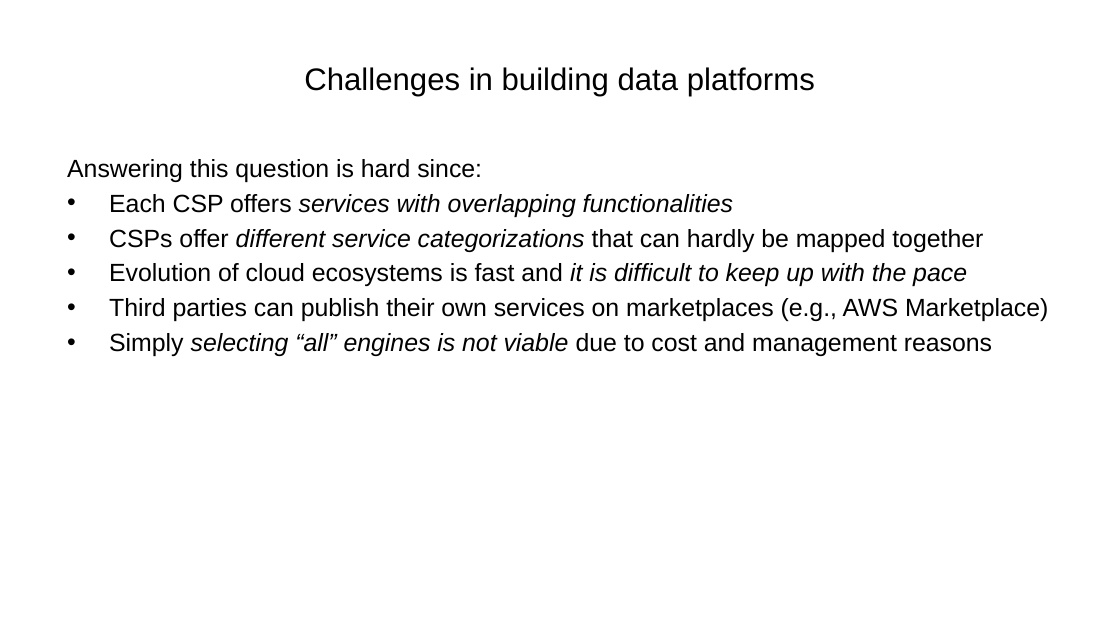
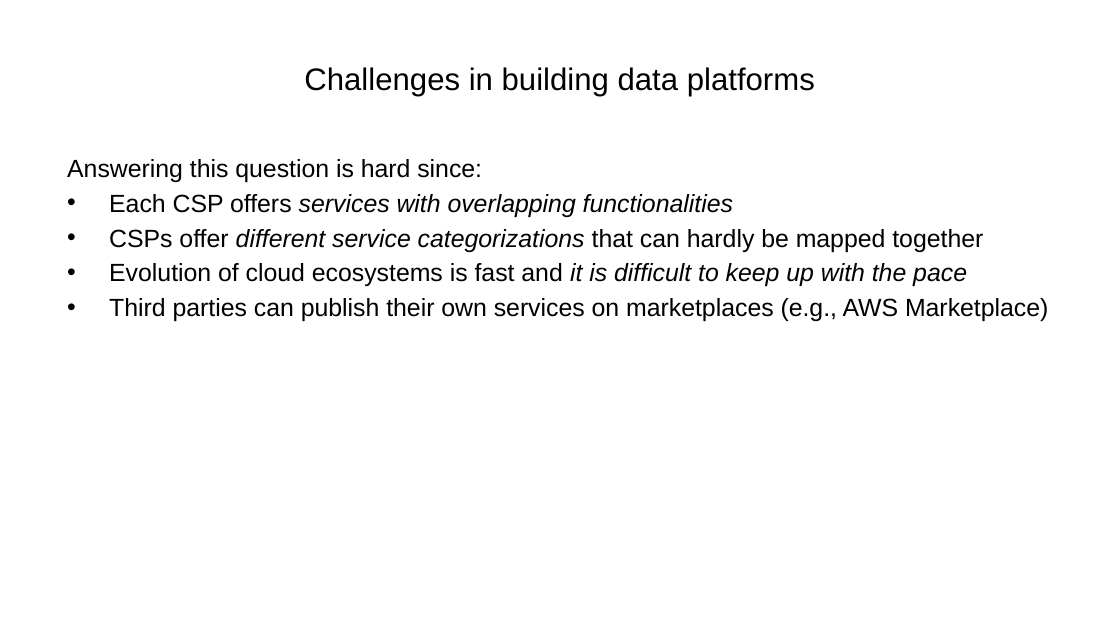
Before and after one commit to ManuelePasini/slides-markdown, a slide deck: slide 4 of dolap_2024_slides.pptx. Drawn at 1120x630 pixels with LibreOffice and Linux fonts; fonts in the diff are those of the drawing. Boxes give left, top, right and bottom in pixels: in the first picture for what was removed or moved away, otherwise in the second. Text is boxed around its words. In the diff, an @@ line names an element or a change of style, - is before the commit and + after.

```diff
--- a/dolap_2024_slides.pptx
+++ b/dolap_2024_slides.pptx
@@ text at [109,333,992,356]: paragraph removed @@
-• Simply selecting “all” engines is not viable due to cost and management reasons
```
Also in this commit, not shown: 6 other slides changed, 1 slide removed, 2 other files.
